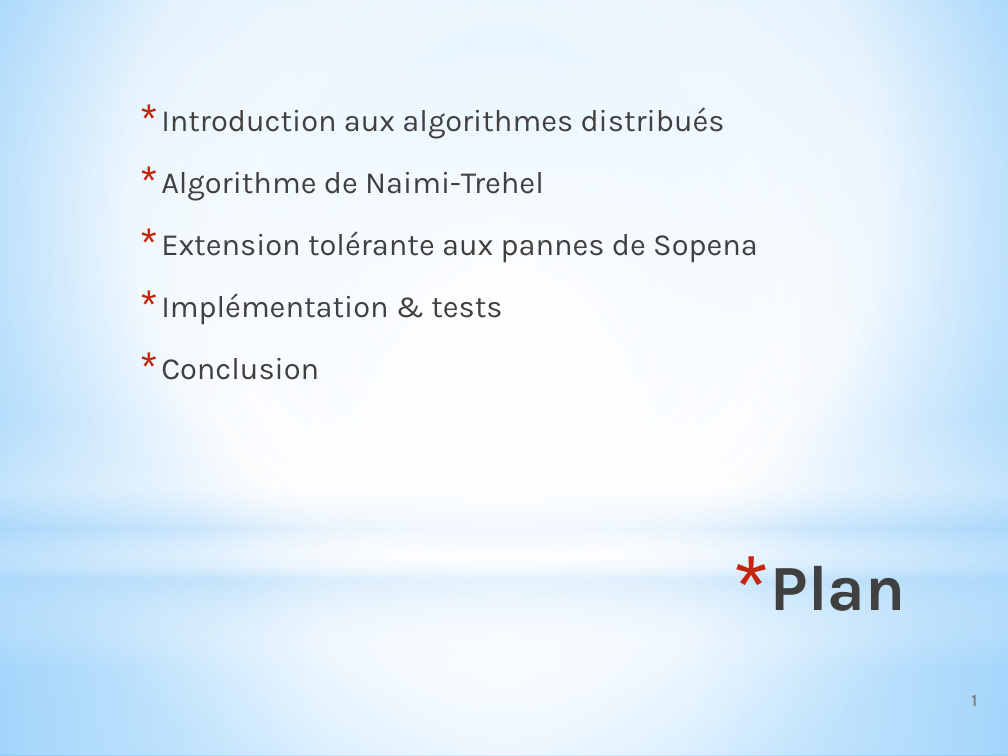
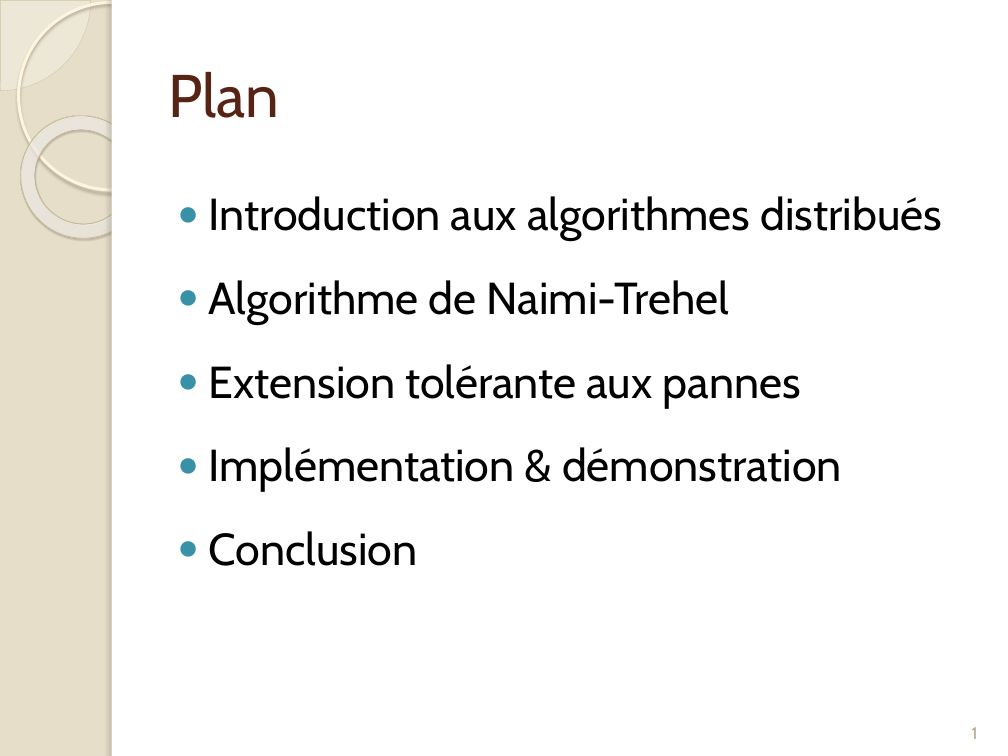
Before and after one commit to Origraena/moca, a slide deck: slide 2 of fmin212/Presentation/presAlgoDist.pptx. Drawn at 1008x756 pixels with LibreOffice and Linux fonts; fonts in the diff are those of the drawing. Boxes give left, top, right and bottom in pixels: in the first picture for what was removed or moved away, otherwise in the second. Text is boxed around its words. In the diff, an @@ line names an element or a change of style, - is before the commit and + after.

```diff
--- a/fmin212/Presentation/presAlgoDist.pptx
+++ b/fmin212/Presentation/presAlgoDist.pptx
@@ background gradient #9ED5FF to #FFFFFF to #5BB9FF to #E7DEC9 @@
@@ ellipse removed at [0, 27, 1008, 739] @@
@@ pie slice (boxed as its full ellipse) added at [0, 0, 91, 91], fill #FEFAF4 at 33% opacity, outline #D3C39F 0.25 pt @@
@@ ellipse added at [18, 2, 206, 190], outline #FFF5DE 2.15 pt @@
@@ rectangle: place and size @@
-rectangle at [0, 0, 1008, 562]
+rectangle at [112, 0, 1008, 756]
@@ rectangle at [112, 0, 1008, 756]: fill gradient #FFFFFF to #B4DCFA to #FFFFFF @@
@@ rectangle added at [112, 0, 120, 756], fill #FFFFFF @@
@@ title "Plan": place and size @@
-title "Plan" at [771, 566, 906, 611]
+title "Plan" at [168, 72, 279, 118]
@@ title "Plan" at [168, 72, 279, 118]: size 46 to 43 pt, font Karla to Cabin, text colour gradient #000000 to #404040 to #212745 to #572314, bold off; alignment right to left; bullet * to none; vertical alignment top to middle @@
@@ donut added at [0, 91, 169, 263], fill gradient #FFFCF6 to #FFFEFB to #F0D28E, outline #C7B893 0.58 pt @@
@@ text "Introduction aux algorithmes distribués": place and size @@
-text "Introduction aux algorithmes distribués" at [161, 107, 758, 380]
+text "Introduction aux algorithmes distribués" at [209, 196, 942, 566]
@@ text at [209, 196, 942, 566]: size 22 to 32 pt, font Karla to Cabin, text colour #404040 to #000000 in "Introduction aux algorithmes distribués", "Algorithme de Naimi-Trehel", "Conclusion"; bullet * to ●; less space between paragraphs; bullet colour #C3260C to #3891A7 @@
@@ text at [209, 364, 842, 492]: text changed; size 22 to 32 pt; font Karla to Cabin; text colour #404040 to #000000 @@
-* Extension tolérante aux pannes de Sopena
-* Implémentation & tests
+● Extension tolérante aux pannes
+● Implémentation & démonstration
@@ rectangle removed at [0, 415, 1008, 667] @@
@@ rectangle removed at [0, 562, 1008, 756] @@
@@ page number: place and size @@
-page number at [971, 695, 977, 706]
+page number at [972, 727, 978, 739]
@@ page number at [972, 727, 978, 739]: font Karla to Cabin, text colour #808080 to #B6A98A, bold off; alignment right to centre; vertical alignment middle to bottom @@
```
Also in this commit, not shown: 14 other slides changed, 4 slides added.
